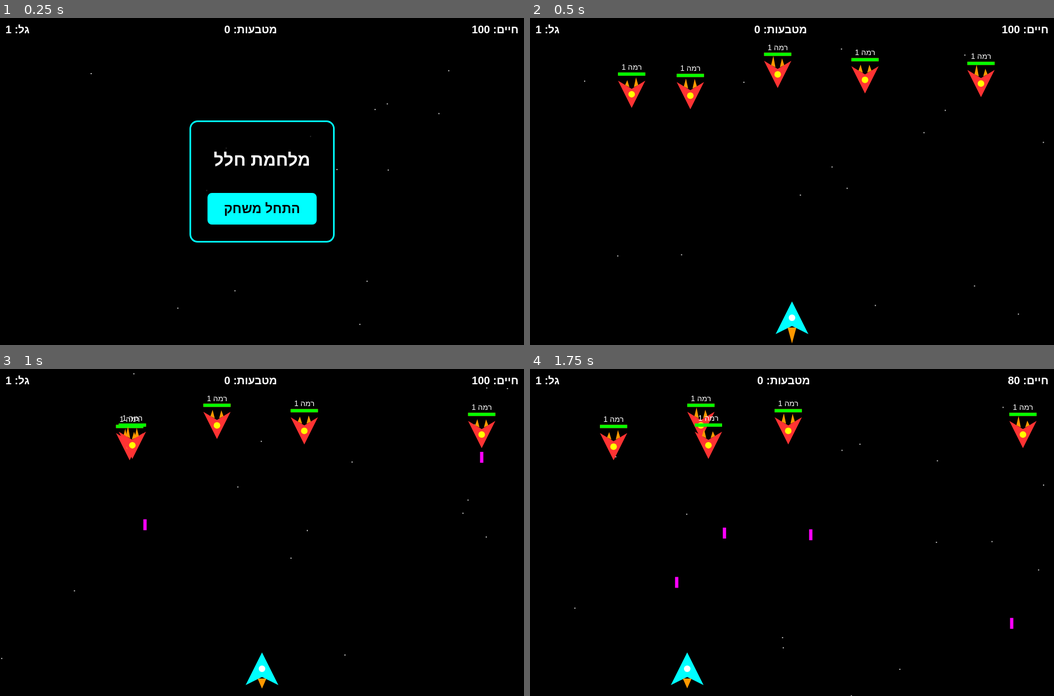
Above: before the commit, frames 1-4 (two rows, left to right).
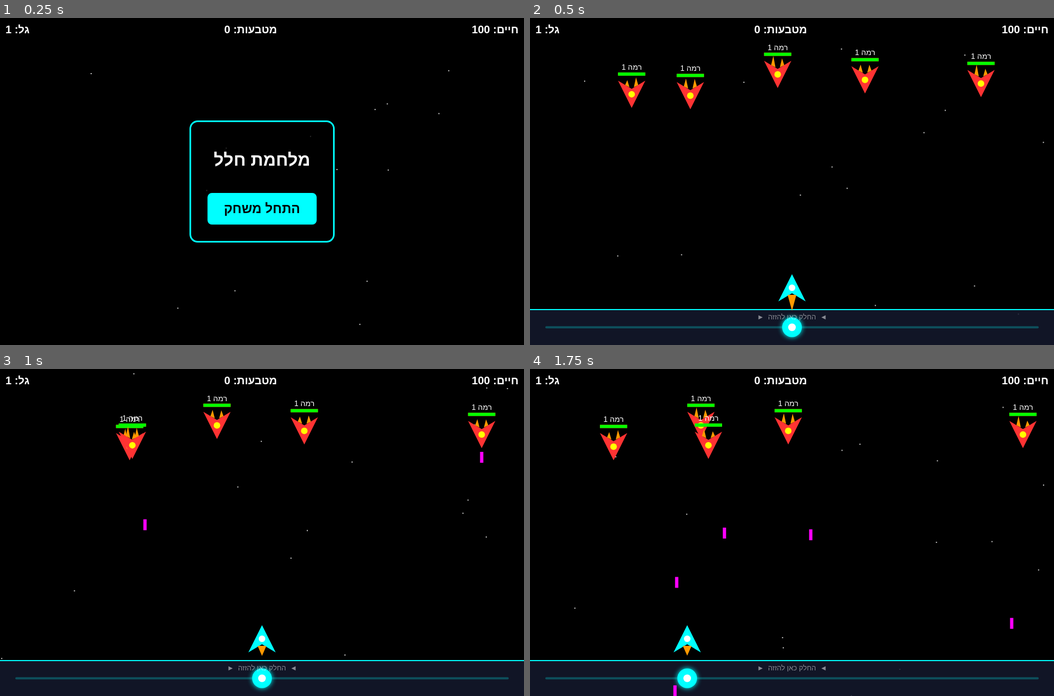
Above: after the commit, the same moments.

Repository: ohadidi5/space-shooter
Game: browser game, page index.html
Same seed, same stepped clock (60 frames per second), same inputs: the game is played once before the commit and once after it.
Inputs (mouse positions are in pixels of both pictures, inside the frame that each line leads up to):
- Up to frame 1 (0.25 s): no input
- Up to frame 2 (0.5 s): click "התחל משחק" at 0.27 s
- Up to frame 3 (1 s): no input
- Up to frame 4 (1.75 s): click (792, 565) at 1.07 s; click (687, 499) at 1.67 s

Frame 1 is identical in both runs. In frame 2, 11% of the frame differs, in the area x 0-100%, y 78-100%; in frame 3, 11%; in frame 4, 11%, in the area x 0-100%, y 2-100%.

Commit message:
Add bottom slider control bar for ship movement

Diff:
--- a/index.html
+++ b/index.html
@@ -96,13 +96,15 @@
         let isTouching = false;
         let lastShotTime = 0;
 
+        const controlBarHeight = 65;
+
         function resize() {
             width = window.innerWidth;
             height = window.innerHeight;
             canvas.width = width;
             canvas.height = height;
             if(player) {
-                player.y = height - 80;
+                player.y = height - controlBarHeight - player.height - 15;
             }
         }
         window.addEventListener('resize', resize);
@@ -110,10 +112,10 @@
 
         class Player {
             constructor() {
-                this.width = 60;
-                this.height = 60;
+                this.width = 50;
+                this.height = 50;
                 this.x = width / 2 - this.width / 2;
-                this.y = height - 80;
+                this.y = height - controlBarHeight - this.height - 15;
                 this.hp = 100;
             }
             draw() {
@@ -339,6 +341,52 @@
                 playerLasers.push(new Laser(player.x + player.width / 2, player.y, -12, 'player'));
                 lastShotTime = timestamp;
             }
+
+            // Draw Bottom Touch Control Bar
+            const barY = height - controlBarHeight;
+            // Background track
+            ctx.fillStyle = 'rgba(20, 25, 45, 0.85)';
+            ctx.fillRect(0, barY, width, controlBarHeight);
+
+            // Top border for the bar
+            ctx.strokeStyle = '#00ffff';
+            ctx.lineWidth = 2;
+            ctx.beginPath();
+            ctx.moveTo(0, barY);
+            ctx.lineTo(width, barY);
+            ctx.stroke();
+
+            // Center guide line
+            ctx.strokeStyle = 'rgba(0, 255, 255, 0.25)';
+            ctx.lineWidth = 4;
+            ctx.lineCap = 'round';
+            ctx.beginPath();
+            ctx.moveTo(30, barY + controlBarHeight / 2);
+            ctx.lineTo(width - 30, barY + controlBarHeight / 2);
+            ctx.stroke();
+
+            // Slider handle indicator matching player's X position
+            const sliderX = player.x + player.width / 2;
+            const sliderY = barY + controlBarHeight / 2;
+            ctx.fillStyle = '#00ffff';
+            ctx.shadowColor = '#00ffff';
+            ctx.shadowBlur = 10;
+            ctx.beginPath();
+            ctx.arc(sliderX, sliderY, 18, 0, Math.PI * 2);
+            ctx.fill();
+            ctx.shadowBlur = 0; // reset shadow
+
+            // Small inner dot for slider
+            ctx.fillStyle = '#ffffff';
+            ctx.beginPath();
+            ctx.arc(sliderX, sliderY, 7, 0, Math.PI * 2);
+            ctx.fill();
+
+            // Label text on the bar
+            ctx.fillStyle = 'rgba(255, 255, 255, 0.5)';
+            ctx.font = '13px Arial';
+            ctx.textAlign = 'center';
+            ctx.fillText('◄  החלק כאן להזזה  ►', width / 2, barY + 18);
 
             player.draw();
 
